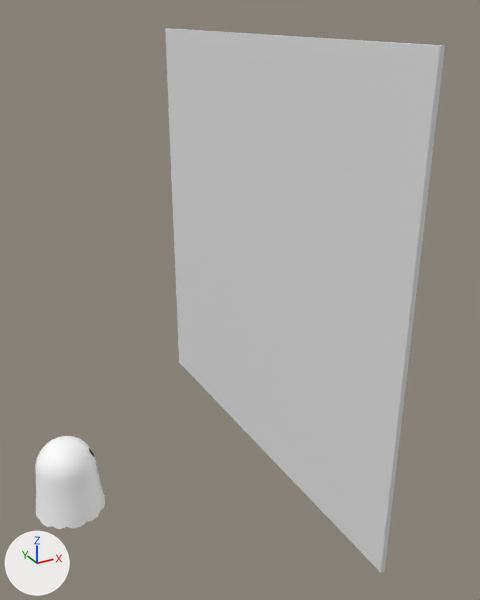
Two versions of the FBX model models/ghost.fbx, one commit apart.
Before and after are seen from a 50 mm camera at (-1.22, -6.27, 5.25) aimed at (1.93, -0.53, 2.38). Arrows for +X, +Y and +Z are at lower left; the lights stay in place. The first picture is the older version. Where no turn or scale is listed for an object, it has been applied to the vertices.

Names of what the first picture shows: '球', '立方体.004'.
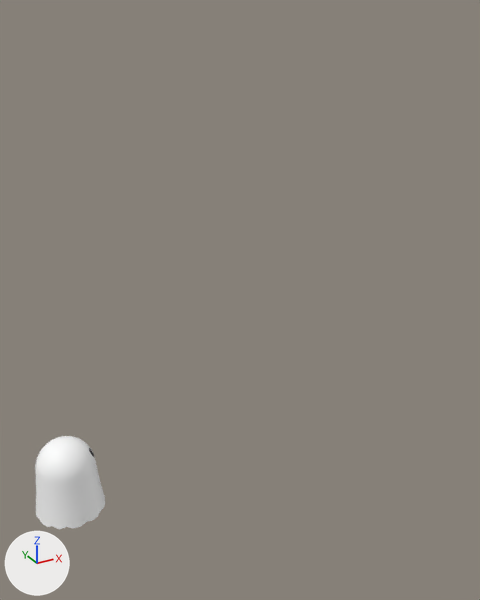
The newer file is also rescaled (x2.0) as a whole; pictures and numbers use the older file's frame.

Location of each change, [x1, y1, x2, y2] in pixels of the pictures (480 x 600 px):
'立方体.004', deleted: before [165, 28, 445, 573]

Diff of the bpy script that builds the scene:
```diff
--- a/models/ghost.fbx.py
+++ b/models/ghost.fbx.py
@@ ob_立方体_004 @@
-ob_立方体_004 = bpy.data.objects.new('立方体.004', me_立方体_004)
-ob_立方体_004.location = (0.0, 0.0, 0.0)
```
